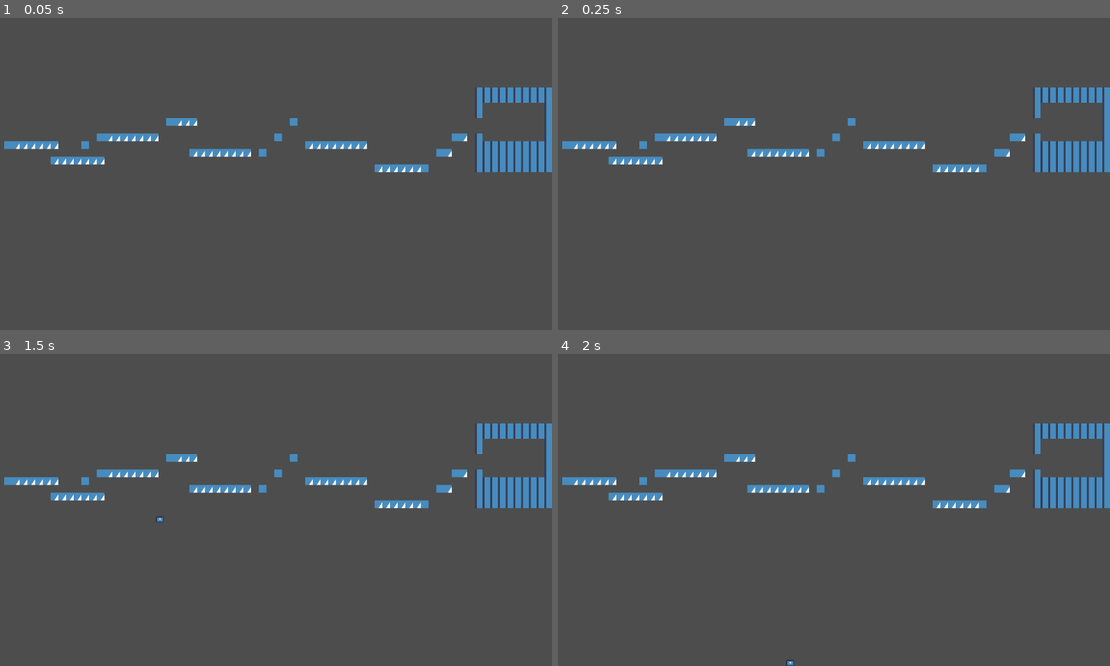
Above: before the commit, frames 1-4 (two rows, left to right).
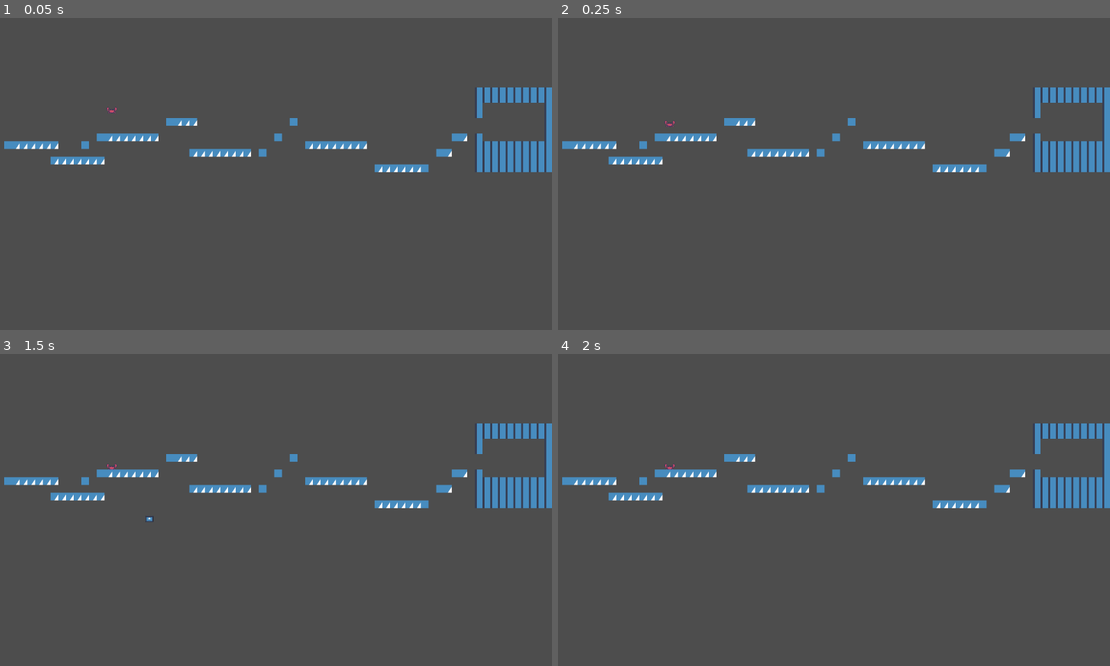
Above: after the commit, the same moments.

Repository: bouncyblock/daydream_game
Game: Godot game, scene res://main.tscn
Two runs of this game, one before a commit and one after it. Both use one fixed random seed, a clock stepped at 60 frames per second and the inputs below. The engine's default icon, where the game draws it, is replaced by a stand-in: a white triangle on a blue panel in a dark square.
Inputs:
- Up to frame 1 (0.05 s): no input
- Up to frame 2 (0.25 s): no input
- Up to frame 3 (1.5 s): tap Enter (ui_accept) at 0.5, 0.77, 1.25 s; hold Right (ui_right) from 0.53 s (still down)
- Up to frame 4 (2 s): keep holding Right (ui_right); tap Enter (ui_accept) at 1.52 s

The runs differ from the first frame. In frame 1, less than 0.1% of the frame differs, in the area x 19-22%, y 28-31%; in frame 2, less than 0.1%; in frame 3, less than 0.1%, in the area x 19-30%, y 35-54%; in frame 4, less than 0.1%.

Commit message:
pushable animals

Diff:
--- /dev/null
+++ b/animal.tscn
@@ -0,0 +1,17 @@
+[gd_scene load_steps=3 format=3 uid="uid://mg0xm8iyq2e1"]
+
+[ext_resource type="Texture2D" uid="uid://dd0ss2yorfidd" path="res://assets/Rocky Roads/Enemies/crab.png" id="1_stvu6"]
+
+[sub_resource type="RectangleShape2D" id="RectangleShape2D_23vr7"]
+size = Vector2(20, 12)
+
+[node name="animal" type="RigidBody2D"]
+
+[node name="Sprite2D" type="Sprite2D" parent="."]
+texture = ExtResource("1_stvu6")
+region_enabled = true
+region_rect = Rect2(0, 0, 32.303394, 17.554321)
+
+[node name="CollisionShape2D" type="CollisionShape2D" parent="."]
+position = Vector2(0, 1)
+shape = SubResource("RectangleShape2D_23vr7")
--- a/main.tscn
+++ b/main.tscn
@@ -1,7 +1,8 @@
-[gd_scene load_steps=8 format=4 uid="uid://blonexlb3jhe6"]
+[gd_scene load_steps=9 format=4 uid="uid://blonexlb3jhe6"]
 
 [ext_resource type="Script" uid="uid://c7qeft36mugkh" path="res://player.gd" id="1_0xm2m"]
 [ext_resource type="Texture2D" uid="uid://k5h20fk4703c" path="res://icon.svg" id="1_ig7tw"]
+[ext_resource type="PackedScene" uid="uid://mg0xm8iyq2e1" path="res://animal.tscn" id="3_1bvp3"]
 [ext_resource type="Texture2D" uid="uid://cfvb0jpmcriur" path="res://assets/Rocky Roads/Tilesets/tileset_forest.png" id="3_h2yge"]
 
 [sub_resource type="RectangleShape2D" id="RectangleShape2D_0xm2m"]
@@ -201,7 +202,7 @@
 [node name="Main" type="Node"]
 
 [node name="player" type="CharacterBody2D" parent="."]
-position = Vector2(-3, 0)
+position = Vector2(42, 20)
 script = ExtResource("1_0xm2m")
 
 [node name="Icon" type="Sprite2D" parent="player"]
@@ -213,6 +214,9 @@
 position = Vector2(55.4375, -142)
 shape = SubResource("RectangleShape2D_0xm2m")
 
+[node name="animal" parent="." instance=ExtResource("3_1bvp3")]
+position = Vector2(239, 190)
+
 [node name="TileMapLayer" type="TileMapLayer" parent="."]
 tile_map_data = PackedByteArray("AAABAP//AAAFAAUAAAABABAAAAAFAAUAAAACABAAAAADAAIAAAADABAAAAADAAIAAAAEABAAAAADAAIAAAAFAB …(1936 unchanged characters)…
 tile_set = SubResource("TileSet_1bvp3")
--- a/player.gd
+++ b/player.gd
@@ -2,6 +2,7 @@
 
 extends CharacterBody2D
 
+var push_force = 80.0
 
 const SPEED = 300.0
 const JUMP_VELOCITY = -400.0
@@ -28,3 +29,10 @@
 
 
 	move_and_slide()
+
+	# after calling move_and_slide()
+	for i in get_slide_collision_count():
+		var c = get_slide_collision(i)
+
+		if c.get_collider() is RigidBody2D:
+			c.get_collider().apply_central_impulse(-c.get_normal() * push_force)
--- a/project.godot
+++ b/project.godot
@@ -35,3 +35,7 @@
 , Object(InputEventKey,"resource_local_to_scene":false,"resource_name":"","device":-1,"window_id":0,"alt_pressed":false …(182 unchanged characters)…
 ]
 }
+
+[rendering]
+
+textures/canvas_textures/default_texture_filter=0
